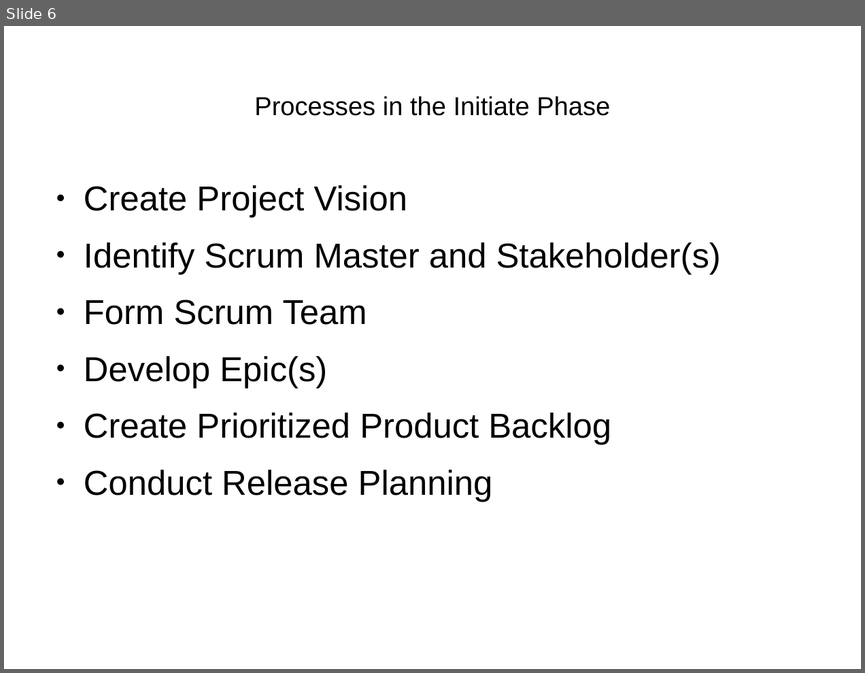
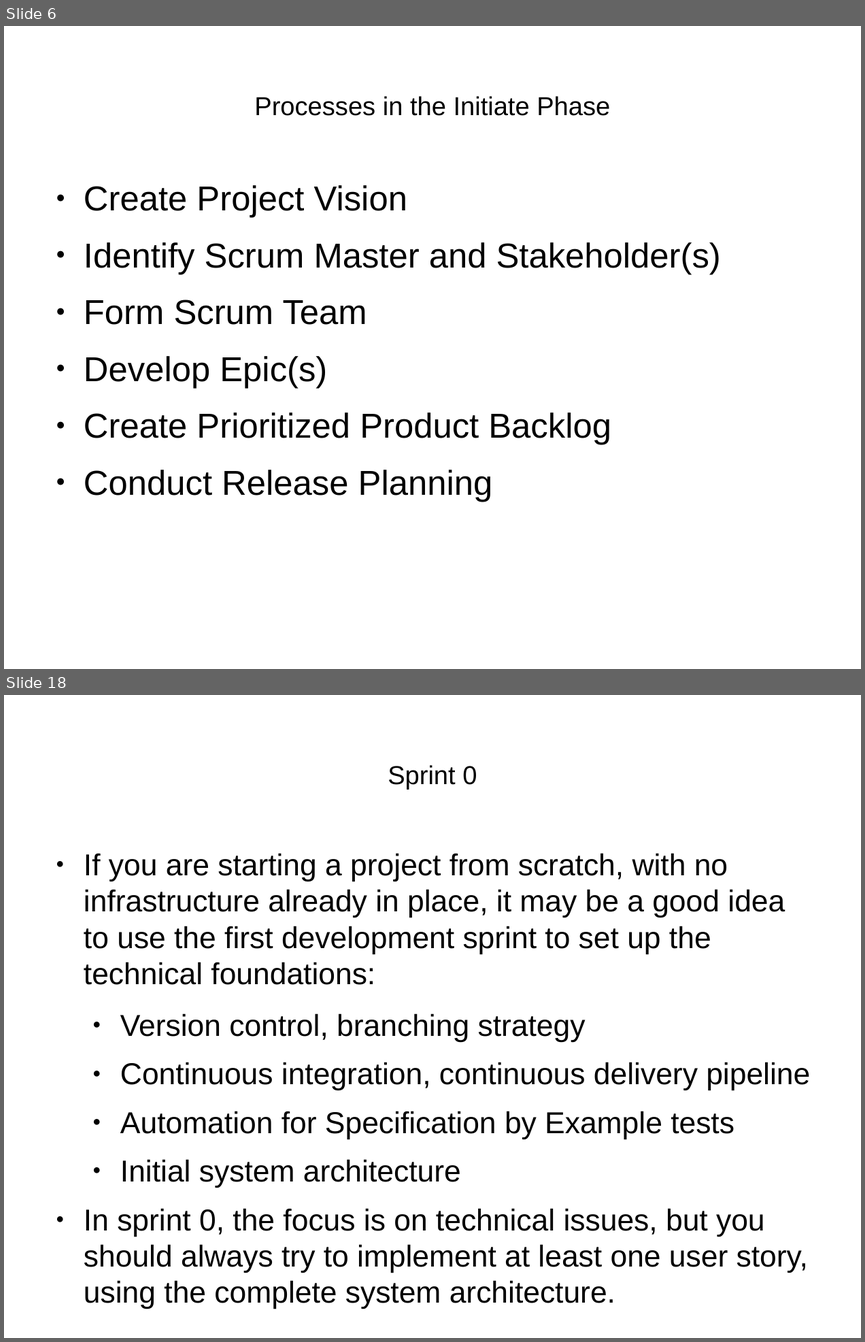
Before and after one commit to henrikarro/uu, a slide deck: 1DL251/project/requirements-presentation.odp. Shown one above the other, each under a label of ours: slide 6 before the commit, slides 6 and 18 after it; the slides between them are not shown. The pictures are 865x673 and 865x1342 pixels, drawn with LibreOffice and Linux fonts; fonts in the diff are those of the drawing. Boxes give left, top, right and bottom in pixels: in the first picture for what was removed or moved away, otherwise in the second. Text is boxed around its words. In the diff, an @@ line names an element or a change of style, - is before the commit and + after.

```diff
--- a/1DL251/project/requirements-presentation.odp
+++ b/1DL251/project/requirements-presentation.odp
@@ slide 18 added at <box>4,695,861,1338</box>, background #FFFFFF @@
@@ title added at <box>388,765,477,790</box>, 24 pt, text #000000 @@
+Sprint 0
@@ text added at <box>84,853,810,1272</box>, 28 pt, text #000000 @@
+● If you are starting a project from scratch, with no infrastructure already in place, it may be a good idea to use the first development sprint to set up the technical foundations:
+  ● Version control, branching strategy
+  ● Continuous integration, continuous delivery pipeline
+  ● Automation for Specification by Example tests
+  ● Initial system architecture
+● In sprint 0, the focus is on technical issues, but you should always try to implement at least one user story, using the complete system architecture.
```
Also in this commit, not shown: 2 slides changed, 11 other slides added, 1 other file.
